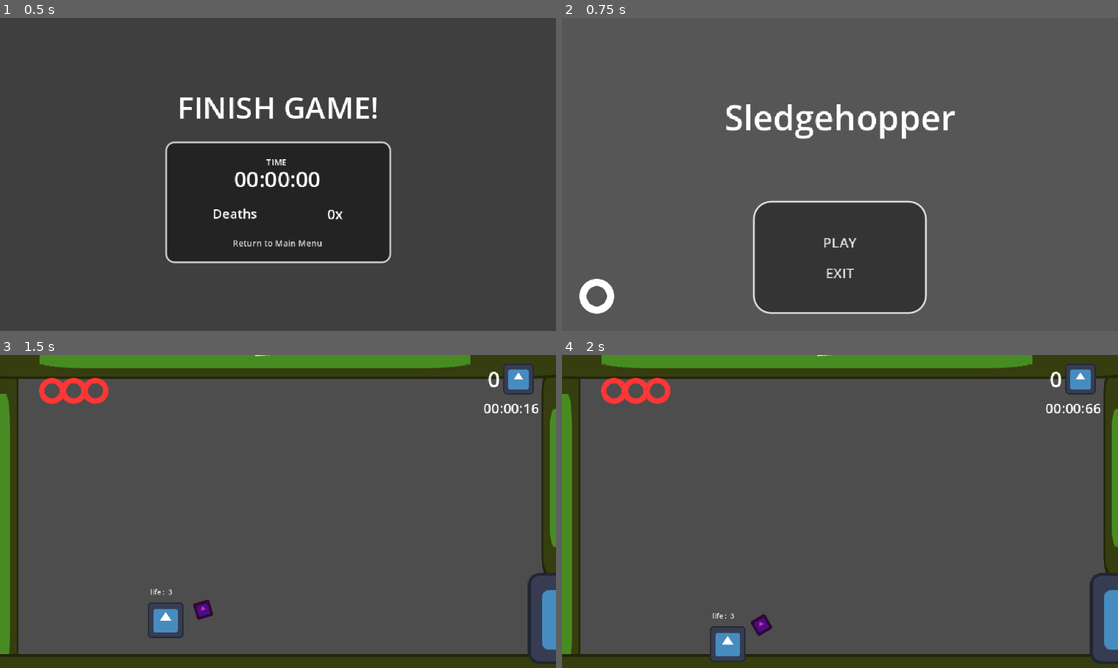
Above: before the commit, frames 1-4 (two rows, left to right).
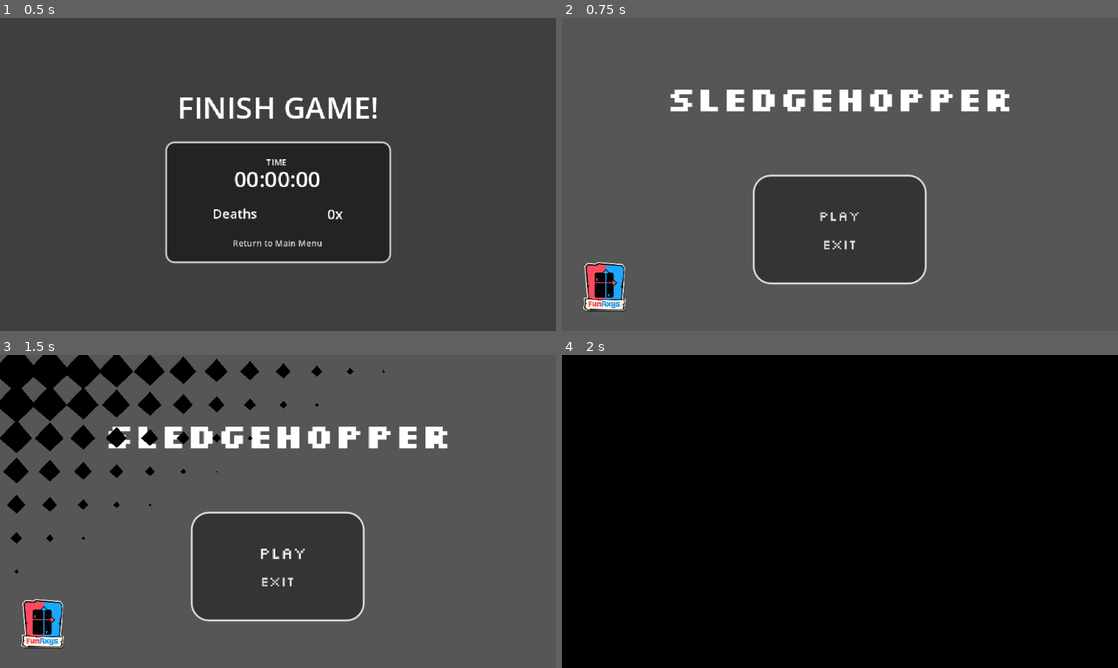
Above: after the commit, the same moments.

Repository: Juawo/hammer-game
Game: Godot game, scene res://scenes/Ui/finish_game.tscn
Two runs of this game, one before a commit and one after it. Both use one fixed random seed, a clock stepped at 60 frames per second and the inputs below. This scene is started directly instead of the project's main scene. The engine's default icon, where the game draws it, is replaced by a stand-in: a white triangle on a blue panel in a dark square.
Inputs:
- Up to frame 1 (0.5 s): no input
- Up to frame 2 (0.75 s): click "Return to Main Menu" at 0.5 s
- Up to frame 3 (1.5 s): click "PLAY" at 1.25 s
- Up to frame 4 (2 s): no input

Frame 1 is identical in both runs. In frame 2, 11% of the frame differs, in the area x 3-81%, y 22-95%; in frame 3, 37%; in frame 4, 100%, in the area x 0-100%, y 0-100%.

Commit message:
Enhance UI with new assets and animations for main and pause menus

Diff:
--- a/scenes/Ui/main_menu.tscn
+++ b/scenes/Ui/main_menu.tscn
@@ -1,7 +1,9 @@
 [gd_scene format=3 uid="uid://bfbxyyynmvlsq"]
 
-[ext_resource type="Texture2D" uid="uid://nhnoa8xmqvk" path="res://assets/ui/progress.png" id="1_tqshd"]
 [ext_resource type="Script" uid="uid://3f7n1vkosrqy" path="res://scripts/Ui/main_menu.gd" id="1_vbbsv"]
+[ext_resource type="FontFile" uid="uid://8m5i3kgsh0vv" path="res://assets/ui/fonts/Silkscreen/Silkscreen-Bold.ttf" id="2_k81t8"]
+[ext_resource type="Texture2D" uid="uid://b0igjpgdbcqib" path="res://assets/ui/new_logo.png" id="2_vbbsv"]
+[ext_resource type="PackedScene" uid="uid://fvsdynmt1ymd" path="res://scenes/Ui/button_option_base.tscn" id="3_y4mj2"]
 
 [sub_resource type="StyleBoxFlat" id="StyleBoxFlat_vbbsv"]
 bg_color = Color(0.20405525, 0.20405528, 0.20405513, 1)
@@ -54,9 +56,10 @@
 layout_mode = 2
 size_flags_horizontal = 6
 
-[node name="Label" type="Label" parent="MarginContainer/HBoxContainer/VBoxContainer" unique_id=2102674152]
+[node name="title" type="Label" parent="MarginContainer/HBoxContainer/VBoxContainer" unique_id=2102674152]
 layout_mode = 2
 size_flags_vertical = 6
+theme_override_fonts/font = ExtResource("2_k81t8")
 theme_override_font_sizes/font_size = 40
 text = "Sledgehopper"
 horizontal_alignment = 1
@@ -66,7 +69,8 @@
 custom_maximum_size = Vector2(200, -1)
 layout_mode = 2
 size_flags_horizontal = 4
-size_flags_vertical = 10
+size_flags_vertical = 6
+size_flags_stretch_ratio = 1.9
 theme_override_styles/panel = SubResource("StyleBoxFlat_vbbsv")
 
 [node name="MarginContainer" type="MarginContainer" parent="MarginContainer/HBoxContainer/VBoxContainer/PanelContainer" unique_id=1301932536]
@@ -79,22 +83,22 @@
 [node name="VBoxContainer" type="VBoxContainer" parent="MarginContainer/HBoxContainer/VBoxContainer/PanelContainer/MarginContainer" unique_id=1953908365]
 layout_mode = 2
 
-[node name="play_btn" type="Button" parent="MarginContainer/HBoxContainer/VBoxContainer/PanelContainer/MarginContainer/VBoxContainer" unique_id=300569808]
+[node name="play_btn" parent="MarginContainer/HBoxContainer/VBoxContainer/PanelContainer/MarginContainer/VBoxContainer" unique_id=1457734160 instance=ExtResource("3_y4mj2")]
 layout_mode = 2
 text = "PLAY"
-flat = true
 
-[node name="exit_btn" type="Button" parent="MarginContainer/HBoxContainer/VBoxContainer/PanelContainer/MarginContainer/VBoxContainer" unique_id=204747304]
+[node name="exit_btn" parent="MarginContainer/HBoxContainer/VBoxContainer/PanelContainer/MarginContainer/VBoxContainer" unique_id=1627779960 instance=ExtResource("3_y4mj2")]
 layout_mode = 2
 text = "EXIT"
-flat = true
 
 [node name="logo" type="TextureRect" parent="MarginContainer" unique_id=745135273]
-custom_maximum_size = Vector2(40, 40)
+texture_filter = 1
+custom_maximum_size = Vector2(60, 60)
 layout_mode = 2
 size_flags_horizontal = 0
 size_flags_vertical = 8
-texture = ExtResource("1_tqshd")
+texture = ExtResource("2_vbbsv")
+stretch_mode = 5
 
 [connection signal="pressed" from="MarginContainer/HBoxContainer/VBoxContainer/PanelContainer/MarginContainer/VBoxContainer/play_btn" to="." method="_on_play_btn_pressed"]
 [connection signal="pressed" from="MarginContainer/HBoxContainer/VBoxContainer/PanelContainer/MarginContainer/VBoxContainer/exit_btn" to="." method="_on_exit_btn_pressed"]
--- a/scenes/Ui/pause_menu.tscn
+++ b/scenes/Ui/pause_menu.tscn
@@ -1,6 +1,8 @@
 [gd_scene format=3 uid="uid://2jawntsy4yes"]
 
 [ext_resource type="Script" uid="uid://3m2jr176ljx6" path="res://scripts/Ui/pause_menu.gd" id="1_i8o4h"]
+[ext_resource type="FontFile" uid="uid://8m5i3kgsh0vv" path="res://assets/ui/fonts/Silkscreen/Silkscreen-Bold.ttf" id="2_bavom"]
+[ext_resource type="FontFile" uid="uid://brvvr62vlc34w" path="res://assets/ui/fonts/Silkscreen/Silkscreen-Regular.ttf" id="3_783sy"]
 
 [sub_resource type="StyleBoxFlat" id="StyleBoxFlat_04dxk"]
 bg_color = Color(0.13812661, 0.13812664, 0.13812658, 1)
@@ -34,10 +36,12 @@
 anchor_bottom = 1.0
 grow_horizontal = 2
 grow_vertical = 2
+pivot_offset = Vector2(320, 180)
 theme_override_constants/margin_left = 160
 theme_override_constants/margin_top = 70
 theme_override_constants/margin_right = 160
 theme_override_constants/margin_bottom = 70
+metadata/_edit_use_anchors_ = true
 
 [node name="PanelContainer" type="PanelContainer" parent="MarginContainer" unique_id=601546530]
 z_index = 5
@@ -61,6 +65,7 @@
 size_flags_vertical = 2
 size_flags_stretch_ratio = 0.67
 mouse_filter = 1
+theme_override_fonts/font = ExtResource("2_bavom")
 theme_override_font_sizes/font_size = 35
 text = "PAUSED"
 horizontal_alignment = 1
@@ -74,6 +79,7 @@
 layout_mode = 2
 size_flags_horizontal = 4
 size_flags_vertical = 3
+theme_override_fonts/font = ExtResource("3_783sy")
 text = "BACK TO GAME"
 flat = true
 
@@ -81,6 +87,7 @@
 layout_mode = 2
 size_flags_horizontal = 4
 size_flags_vertical = 3
+theme_override_fonts/font = ExtResource("3_783sy")
 text = "MAIN MENU"
 flat = true
 
--- a/scripts/Ui/finish_game.gd
+++ b/scripts/Ui/finish_game.gd
@@ -7,16 +7,28 @@
 
 func _ready() -> void:
 	# TODO : add animation when surge
-	update_deaths(GameManager.total_deaths)
-	update_time_count(GameManager.get_formated_time())
+	deaths_count.text = "0x"
+	time_count.text = "00:00:00"
+	animate_results(GameManager.total_deaths, GameManager.total_time)
 
-func update_deaths(new_deaths_count: int) -> void:
-	# TODO : add count animation
-	deaths_count.text = str(new_deaths_count) + "x"
+func animate_results(final_deaths: int, final_time: float) -> void:
+	var tween = create_tween().set_parallel(true)
 
-func update_time_count(new_time: String) -> void:
-	# TODO : add count animation
-	time_count.text = new_time
+	# Conta as mortes (de 0 até o valor real) durando 1.5 segundos
+	tween.tween_method(_update_death_text, 0, final_deaths, 1.5).set_trans(Tween.TRANS_CUBIC).set_ease(Tween.EASE_OUT)
+
+	# Conta o tempo
+	tween.tween_method(_update_time_text, 0.0, final_time, 2.0).set_trans(Tween.TRANS_CUBIC).set_ease(Tween.EASE_OUT)
+
+func _update_death_text(value: int) -> void:
+	deaths_count.text = str(value) + "x"
+
+func _update_time_text(value: float) -> void:
+	# Reutiliza a função de formatação do seu GameManager
+	var minutes := int(value) / 60
+	var seconds := int(value) % 60
+	var milliseconds := int((value - int(value)) * 100)
+	time_count.text = "%02d:%02d:%02d" % [minutes, seconds, milliseconds]
 
 func _on_return_btn_pressed() -> void:
 	# TODO : add transition here
--- a/scripts/Ui/main_menu.gd
+++ b/scripts/Ui/main_menu.gd
@@ -1,12 +1,12 @@
 extends Control
 
-var first_level :=  load("res://scenes/levels/level_base.tscn")
+var first_level :=  "res://scenes/levels/level_base.tscn"
 
 
 func _on_play_btn_pressed() -> void:
 	# add transition here
 	GameManager.start_new_game()
-	get_tree().change_scene_to_packed(first_level)
+	TransitionManager.transition_to_file(first_level)
 
 func _on_exit_btn_pressed() -> void:
 	get_tree().quit()
--- a/scripts/Ui/pause_menu.gd
+++ b/scripts/Ui/pause_menu.gd
@@ -1,14 +1,27 @@
 extends CanvasLayer
 
 var main_menu_scene := load("res://scenes/Ui/main_menu.tscn")
+@onready var main_container: MarginContainer = $MarginContainer
+@onready var bg: ColorRect = $background
 
 func show_pause_menu() -> void:
-	# TODO : add juice animation
-	print("hsdsahdasda")
 	show()
+	main_container.scale = Vector2.ZERO
+
+	var tween = create_tween().set_trans(Tween.TRANS_BACK).set_ease(Tween.EASE_OUT)
+	tween.tween_property(main_container, "scale", Vector2.ONE, 0.3)
+
+	# Anima a cor de fundo (ColorRect) escurecendo suavemente
+	bg.modulate.a = 0
+	tween.parallel().tween_property(bg, "modulate:a", 1.0, 0.2)
 
 func hide_pause_menu() -> void:
-	# TODO : add juice animation
+	var tween = create_tween().set_trans(Tween.TRANS_BACK).set_ease(Tween.EASE_IN)
+
+	tween.tween_property(main_container, "scale", Vector2.ZERO, 0.2)
+	tween.parallel().tween_property(bg, "modulate:a", 0.0, 0.2)
+
+	await tween.finished
 	hide()
 
 func _on_back_btn_pressed() -> void:
